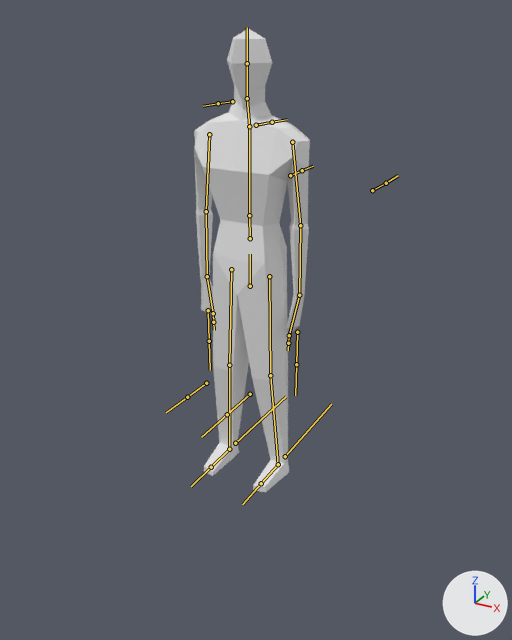
Two versions of the FBX model Assets/Content/Animations/humanoidRig.fbx, one commit apart.
Before and after are seen from a 50 mm camera at (1.34, -2.42, 1.06) aimed at (-0.02, 0.06, -0.18). Arrows for +X, +Y and +Z are at lower right; the lights stay in place. The bones that bend it are drawn over the model as lines.
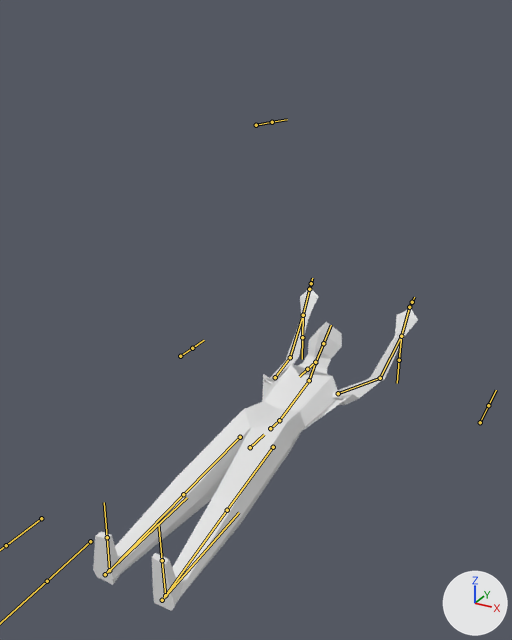
The newer file adds an action. The first version stands in its rest pose; the second is drawn at frame 16 of the action 'humanoid01|standUpNoLegs'.

Location of each change, (x1, y1, x2, y2) in pixels of the pictures (512 x 640 px):
```json
{"object": "Cube.001", "change": "posed", "before": [194, 29, 310, 492], "after": [93, 288, 418, 611], "on screen": "179% wider, 30% shorter"}
{"bone": "spine1", "before": "(250, 286) to (250, 254)", "after": "(250, 447) to (264, 434)"}
{"bone": "l_thigh", "before": "(269, 276) to (270, 375)", "after": "(273, 447) to (227, 510)"}
{"bone": "l_calf", "before": "(270, 375) to (278, 464)", "after": "(227, 510) to (165, 595)"}
{"bone": "spine3", "before": "(249, 215) to (249, 125)", "after": "(279, 420) to (309, 380)"}
{"bone": "l_upperArm", "before": "(292, 142) to (300, 225)", "after": "(338, 393) to (380, 378)"}
{"bone": "l_lowerArm", "before": "(300, 225) to (299, 295)", "after": "(380, 378) to (401, 336)"}
{"bone": "r_upperArm", "before": "(209, 134) to (206, 211)", "after": "(275, 377) to (290, 357)"}
{"bone": "r_lowerArm", "before": "(206, 211) to (207, 276)", "after": "(290, 357) to (303, 315)"}
{"bone": "neck", "before": "(249, 126) to (247, 98)", "after": "(309, 380) to (315, 362)"}
{"bone": "r_thigh", "before": "(231, 269) to (229, 365)", "after": "(240, 437) to (183, 494)"}
{"bone": "r_calf", "before": "(229, 365) to (229, 449)", "after": "(183, 494) to (109, 570)"}
```

Edits to the scene script, one JSON object a line:
```json
{"block": "bone_spine1", "where": "bone_spine1 = bpy.data.objects['humanoid01'].pose.bones['spine1']"}
{"op": "set", "path": "bone_spine1.location", "old": "(0.0, 0.0, 0.0)", "new": "(0.0, -3.83, 0.03)"}
{"op": "set", "path": "bone_spine1.rotation_quaternion", "old": "(1.0, 0.0, 0.0, 0.0)", "new": "(0.686, -0.728, 0.0, 0.0)", "note": "degrees (0, 0, 0) -> degrees (-93, 0, 0)"}
{"block": "bone_l_thigh", "where": "bone_l_thigh = bpy.data.objects['humanoid01'].pose.bones['l_thigh']  # child of 'spine1'"}
{"op": "set", "path": "bone_l_thigh.rotation_quaternion", "old": "(1.0, 0.0, 0.0, 0.0)", "new": "(0.997, 0.051, 0.006, -0.064)", "note": "degrees (0, 0, 0) -> degrees (6, 1, -7)"}
{"block": "bone_l_calf", "where": "bone_l_calf = bpy.data.objects['humanoid01'].pose.bones['l_calf']  # child of 'l_thigh'"}
{"op": "set", "path": "bone_l_calf.rotation_quaternion", "old": "(1.0, 0.0, 0.0, 0.0)", "new": "(0.999, -0.019, 0.0, 0.037)", "note": "degrees (0, 0, 0) -> degrees (-2, 0, 4)"}
{"block": "bone_spine3", "where": "bone_spine3 = bpy.data.objects['humanoid01'].pose.bones['spine3']  # child of 'spine2'"}
{"op": "set", "path": "bone_spine3.rotation_quaternion", "old": "(1.0, 0.0, 0.0, 0.0)", "new": "(0.993, 0.121, 0.0, 0.0)", "note": "degrees (0, 0, 0) -> degrees (14, 0, 0)"}
{"block": "bone_l_upperarm", "where": "bone_l_upperarm = bpy.data.objects['humanoid01'].pose.bones['l_upperArm']  # child of 'spine3'"}
{"op": "set", "path": "bone_l_upperarm.rotation_quaternion", "old": "(1.0, 0.0, 0.0, 0.0)", "new": "(0.083, 0.675, -0.266, 0.683)", "note": "degrees (0, 0, 0) -> degrees (78, -105, 73)"}
{"block": "bone_l_lowerarm", "where": "bone_l_lowerarm = bpy.data.objects['humanoid01'].pose.bones['l_lowerArm']  # child of 'l_upperArm'"}
{"op": "set", "path": "bone_l_lowerarm.rotation_quaternion", "old": "(1.0, 0.0, 0.0, 0.0)", "new": "(0.959, 0.111, 0.0, -0.263)", "note": "degrees (0, 0, 0) -> degrees (12, 3, -30)"}
{"block": "bone_r_upperarm", "where": "bone_r_upperarm = bpy.data.objects['humanoid01'].pose.bones['r_upperArm']  # child of 'spine3'"}
{"op": "set", "path": "bone_r_upperarm.rotation_quaternion", "old": "(1.0, 0.0, 0.0, 0.0)", "new": "(0.031, 0.572, 0.222, -0.789)", "note": "degrees (0, 0, 0) -> degrees (-52, 66, 149)"}
{"block": "bone_r_lowerarm", "where": "bone_r_lowerarm = bpy.data.objects['humanoid01'].pose.bones['r_lowerArm']  # child of 'r_upperArm'"}
{"op": "set", "path": "bone_r_lowerarm.rotation_quaternion", "old": "(1.0, 0.0, 0.0, 0.0)", "new": "(0.944, 0.13, 0.0, 0.303)", "note": "degrees (0, 0, 0) -> degrees (14, -5, 35)"}
{"block": "bone_neck", "where": "bone_neck = bpy.data.objects['humanoid01'].pose.bones['neck']  # child of 'spine3'"}
{"op": "set", "path": "bone_neck.rotation_quaternion", "old": "(1.0, 0.0, 0.0, 0.0)", "new": "(0.975, 0.222, 0.0, 0.0)", "note": "degrees (0, 0, 0) -> degrees (26, 0, 0)"}
{"block": "bone_r_thigh", "where": "bone_r_thigh = bpy.data.objects['humanoid01'].pose.bones['r_thigh']  # child of 'spine1'"}
{"op": "set", "path": "bone_r_thigh.rotation_quaternion", "old": "(1.0, 0.0, 0.0, 0.0)", "new": "(0.996, 0.057, -0.028, -0.06)", "note": "degrees (0, 0, 0) -> degrees (7, -3, -7)"}
{"block": "bone_r_calf", "where": "bone_r_calf = bpy.data.objects['humanoid01'].pose.bones['r_calf']  # child of 'r_thigh'"}
{"op": "set", "path": "bone_r_calf.rotation_quaternion", "old": "(1.0, 0.0, 0.0, 0.0)", "new": "(0.999, -0.035, 0.0, 0.022)", "note": "degrees (0, 0, 0) -> degrees (-4, 0, 3)"}
```
